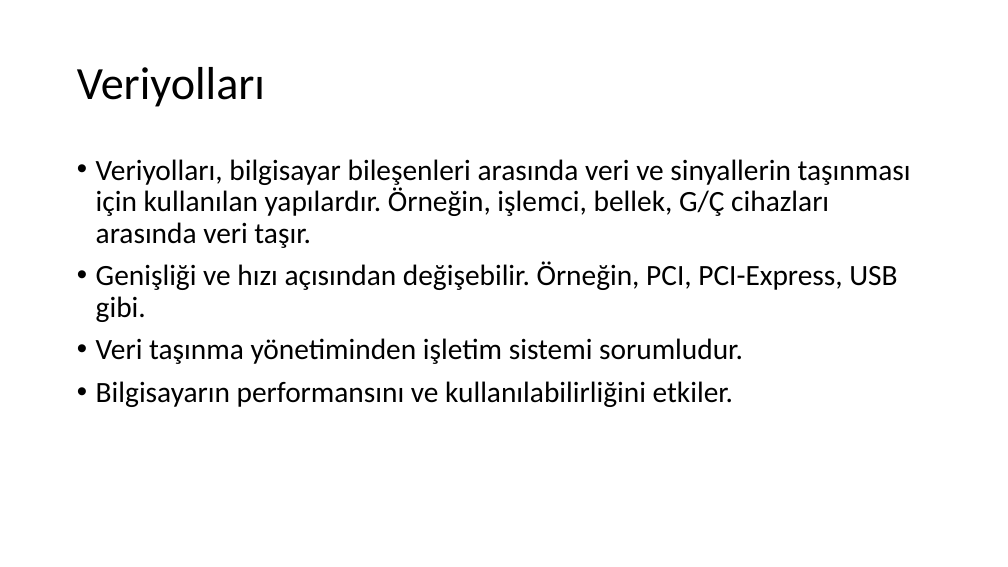
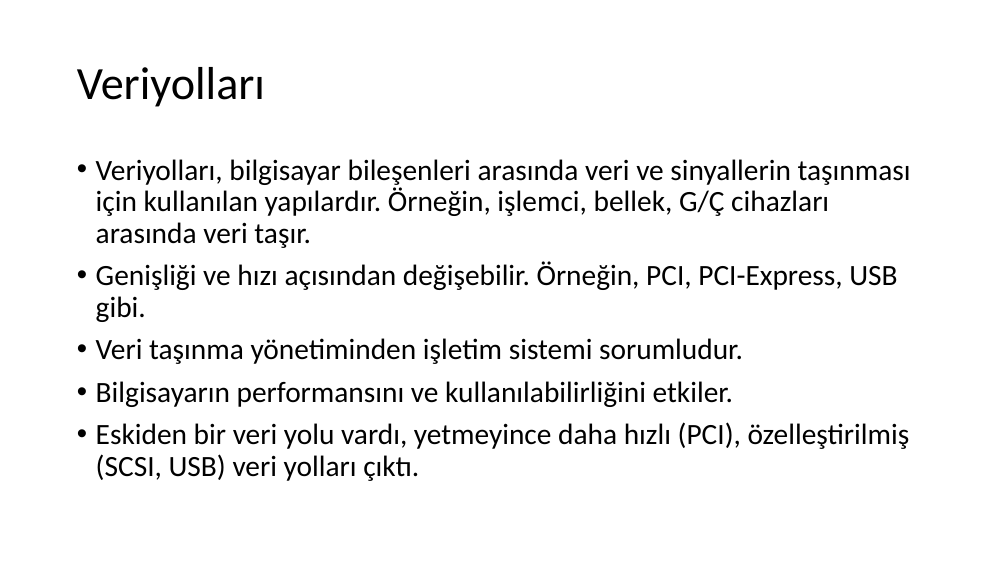
Before and after one commit to sercankulcu/sercankulcu.github.io, a slide deck: slide 42 of assets/teaching/os/1_Bolum_1_Giris.pptx (slide 27 before the commit). Drawn at 1008x567 pixels with LibreOffice and Linux fonts; fonts in the diff are those of the drawing. Boxes give left, top, right and bottom in pixels: in the first picture for what was removed or moved away, otherwise in the second. Text is boxed around its words. In the diff, an @@ line names an element or a change of style, - is before the commit and + after.

```diff
--- a/assets/teaching/os/1_Bolum_1_Giris.pptx
+++ b/assets/teaching/os/1_Bolum_1_Giris.pptx
@@ text at (96,422,910,481): paragraph added @@
+• Eskiden bir veri yolu vardı, yetmeyince daha hızlı (PCI), özelleştirilmiş (SCSI, USB) veri yolları çıktı.
```
Also in this commit, not shown: 7 other slides changed, 28 slides added, 1 other file.
